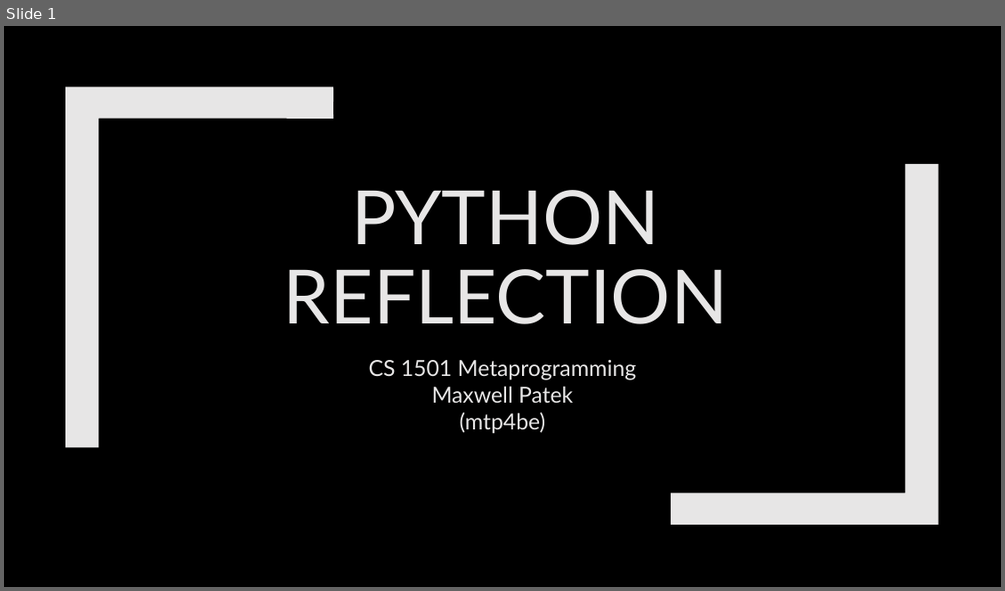
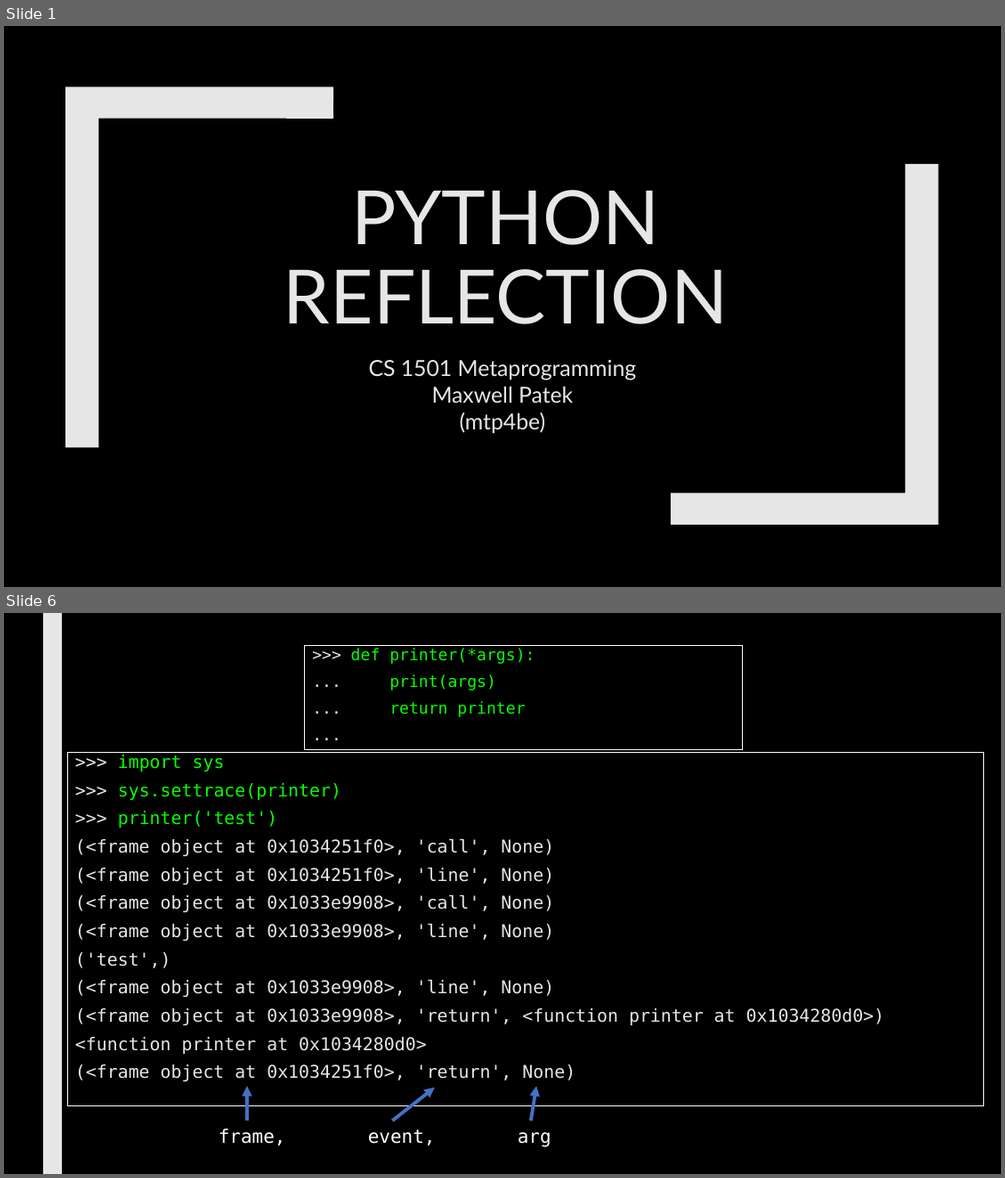
Before and after one commit to max7patek/metaprogramming, a slide deck: slides/06-PythonReflection.pptx. Shown one above the other, each under a label of ours: slide 1 before the commit, slides 1 and 6 after it; the slides between them are not shown. The pictures are 1005x591 and 1005x1178 pixels, drawn with LibreOffice and Linux fonts; fonts in the diff are those of the drawing. Boxes give left, top, right and bottom in pixels: in the first picture for what was removed or moved away, otherwise in the second. Text is boxed around its words. In the diff, an @@ line names an element or a change of style, - is before the commit and + after.

```diff
--- a/slides/06-PythonReflection.pptx
+++ b/slides/06-PythonReflection.pptx
@@ slide 6 added at (4, 613, 1001, 1174), background #000000 @@
@@ rectangle added at (43, 613, 62, 1174), fill #E7E6E6 @@
@@ rectangle added at (305, 646, 742, 751), fill #000000, outline #FFFFFF 0.75 pt, 15.5 pt, text #05FF00 @@
+>>> def printer(*args):
+... print(args)
+... return printer
+...
@@ rectangle added at (67, 752, 984, 1106), outline #FFFFFF 0.75 pt, 17 pt, text #E7E6E6 @@
+>>> import sys
+>>> sys.settrace(printer)
+>>> printer('test')
+(<frame object at 0x1034251f0>, 'call', None)
+(<frame object at 0x1034251f0>, 'line', None)
+(<frame object at 0x1033e9908>, 'call', None)
+(<frame object at 0x1033e9908>, 'line', None)
+('test',)
+(<frame object at 0x1033e9908>, 'line', None)
+(<frame object at 0x1033e9908>, 'return', <function printer at 0x1034280d0>)
+<function printer at 0x1034280d0>
+(<frame object at 0x1034251f0>, 'return', None)
@@ arrow added from (247, 1121) to (247, 1086), #4472C4 3.25 pt @@
@@ arrow added from (392, 1121) to (435, 1087), #4472C4 3.25 pt @@
@@ arrow added from (531, 1121) to (536, 1086), #4472C4 3.25 pt @@
@@ text added at (218, 1128, 551, 1147), 18 pt, text #FFFFFF @@
+frame, event, arg
```
Also in this commit, not shown: 3 slides changed, 26 other slides added, 1 other file.
